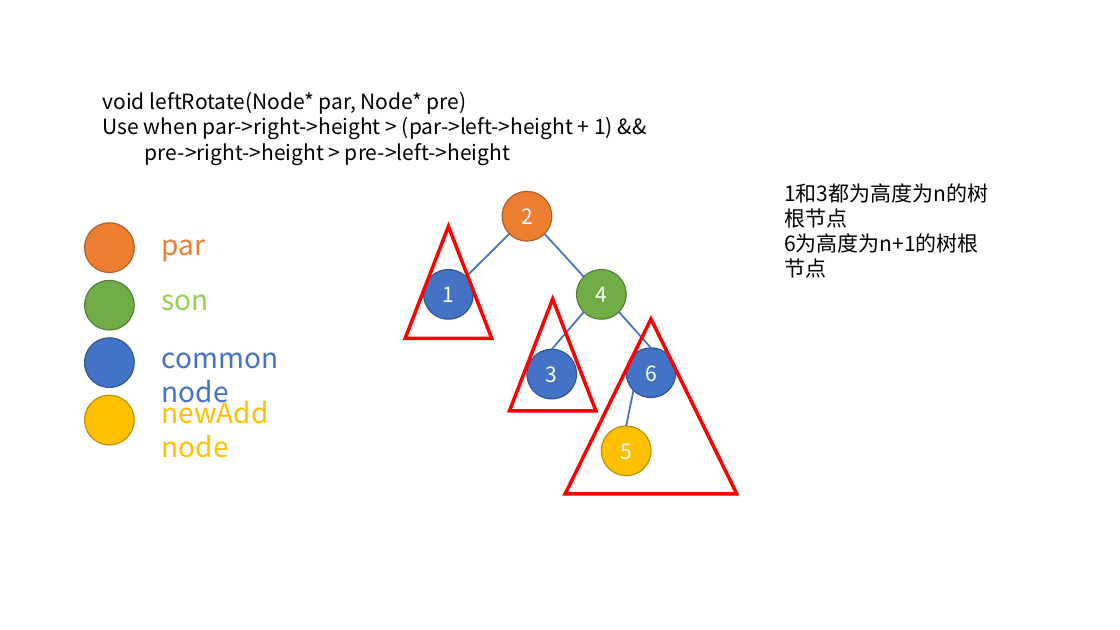
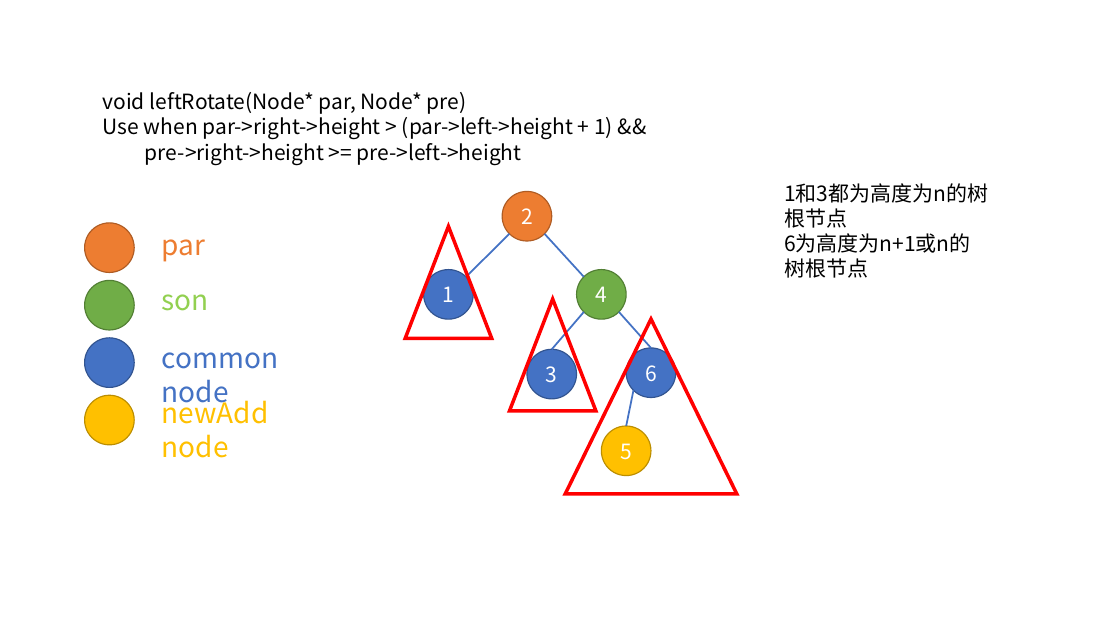
Before and after one commit to blacksea3/C--STL-test, a slide deck: slide 2 of other/CppAlgs/AVLtree.pptx. Drawn at 1120x630 pixels with LibreOffice and Linux fonts; fonts in the diff are those of the drawing. Boxes give left, top, right and bottom in pixels: in the first picture for what was removed or moved away, otherwise in the second. Text is boxed around its words. In the diff, an @@ line names an element or a change of style, - is before the commit and + after.

```diff
--- a/other/CppAlgs/AVLtree.pptx
+++ b/other/CppAlgs/AVLtree.pptx
@@ text at bbox=[145, 139, 522, 165]: text changed @@
-pre->right->height > pre->left->height
+pre->right->height >= pre->left->height
@@ text at bbox=[784, 233, 971, 253]: text changed @@
-6为高度为n+1的树根节点
+6为高度为n+1或n的树根节点
```
Also in this commit, not shown: 8 other slides changed, 5 other files.
